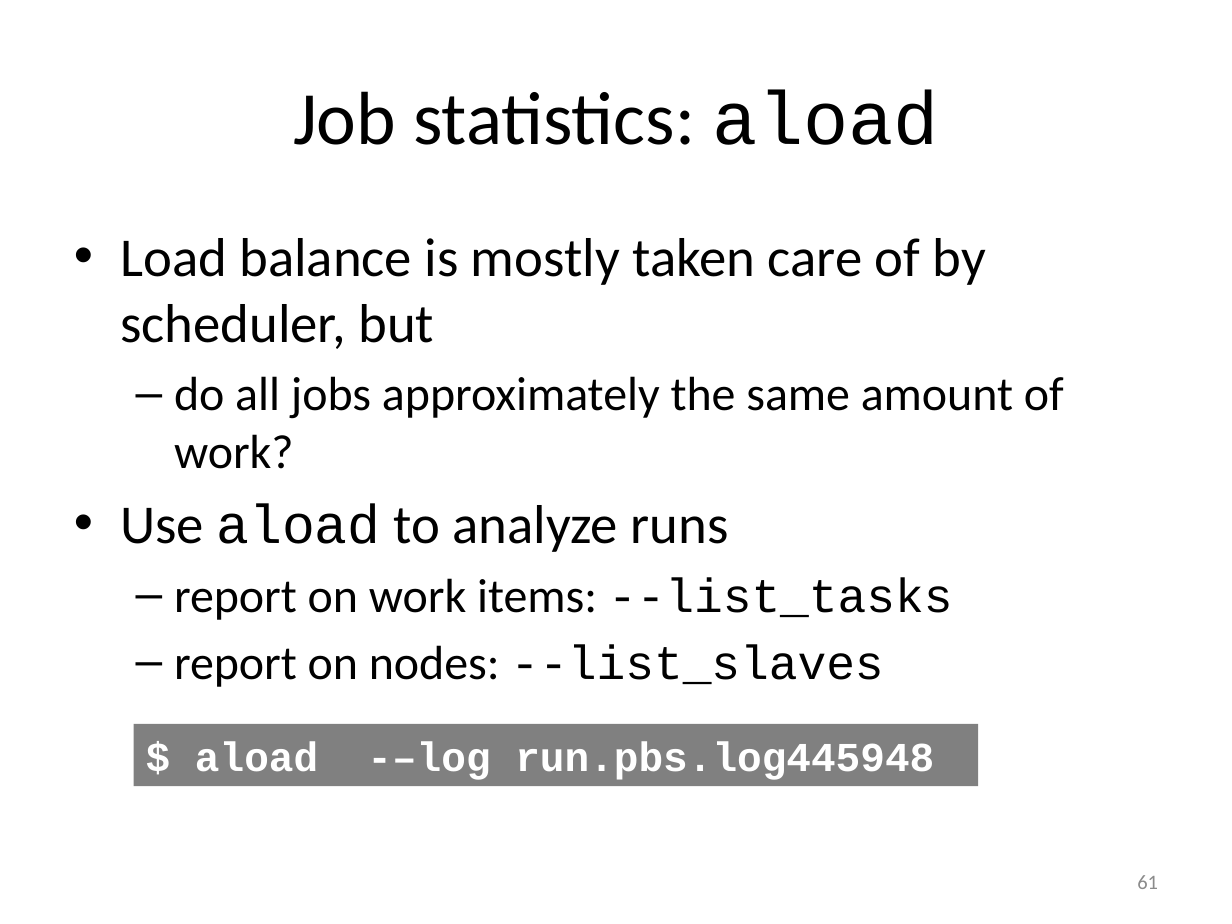
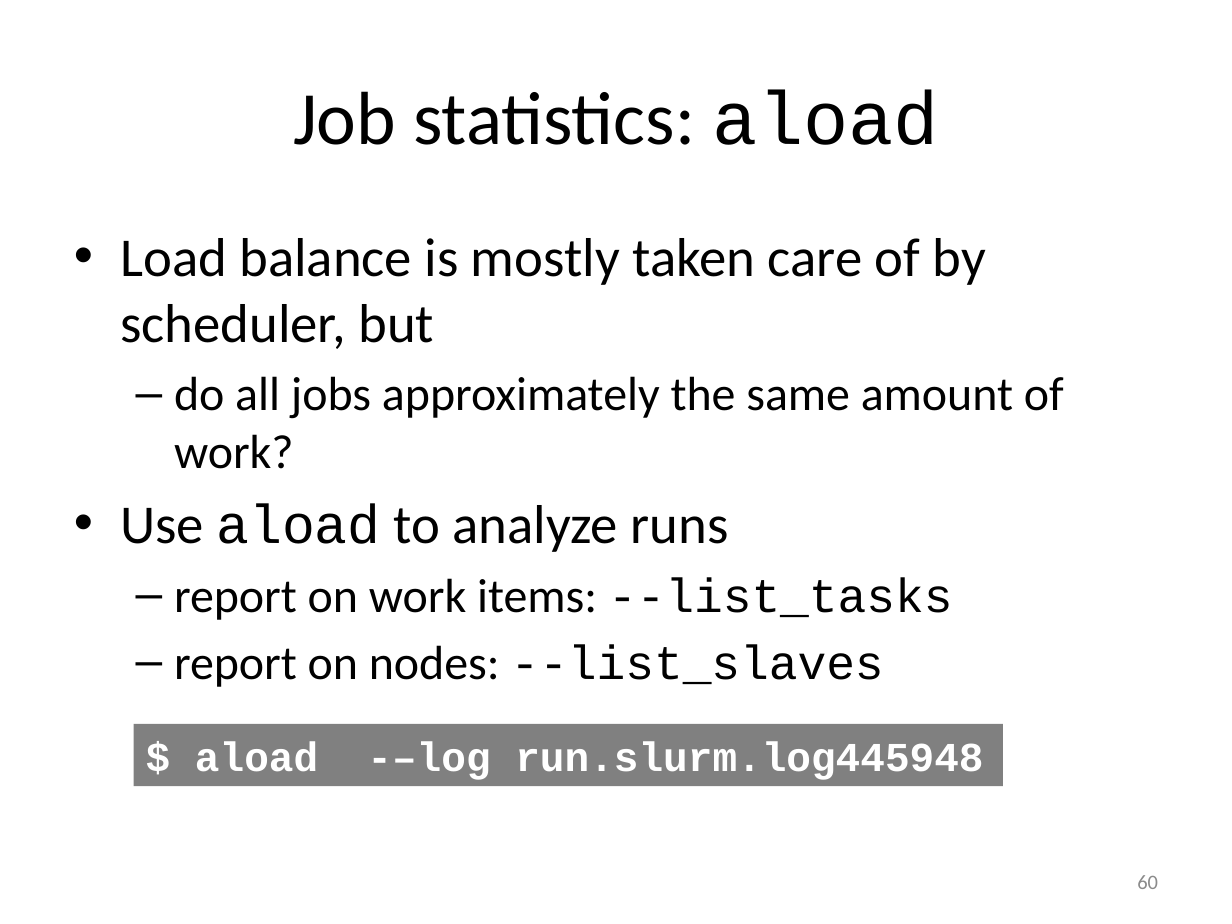
Before and after one commit to gjbex/worker-and-atools, a slide deck: slide 60 of worker_atools.pptx (slide 61 before the commit). Drawn at 1232x924 pixels with LibreOffice and Linux fonts; fonts in the diff are those of the drawing. Boxes give left, top, right and bottom in pixels: in the first picture for what was removed or moved away, otherwise in the second. Text is boxed around its words. In the diff, an @@ line names an element or a change of style, - is before the commit and + after.

Commit message:
Adapted atools slides for Slurm

```diff
--- a/worker_atools.pptx
+++ b/worker_atools.pptx
@@ rectangle "$ aload -–log run.slurm.log445948": place and size @@
-rectangle "$ aload -–log run.slurm.log445948" at [133,724,977,786]
+rectangle "$ aload -–log run.slurm.log445948" at [133,724,1003,786]
@@ text in rectangle at [195,741,983,780]: text changed @@
-$ aload -–log run.pbs.log445948
+$ aload -–log run.slurm.log445948
@@ page number at [1137,875,1158,889]: text changed @@
-61
+60
```
Also in this commit, not shown: 22 other slides changed, 1 slide removed.
